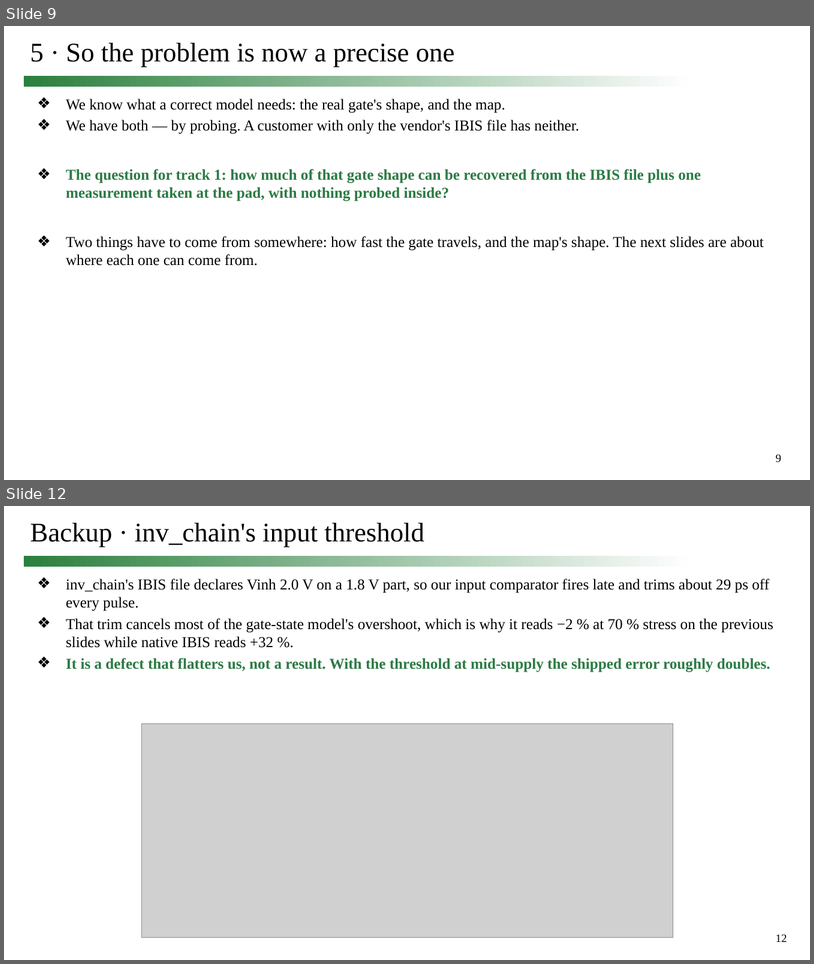
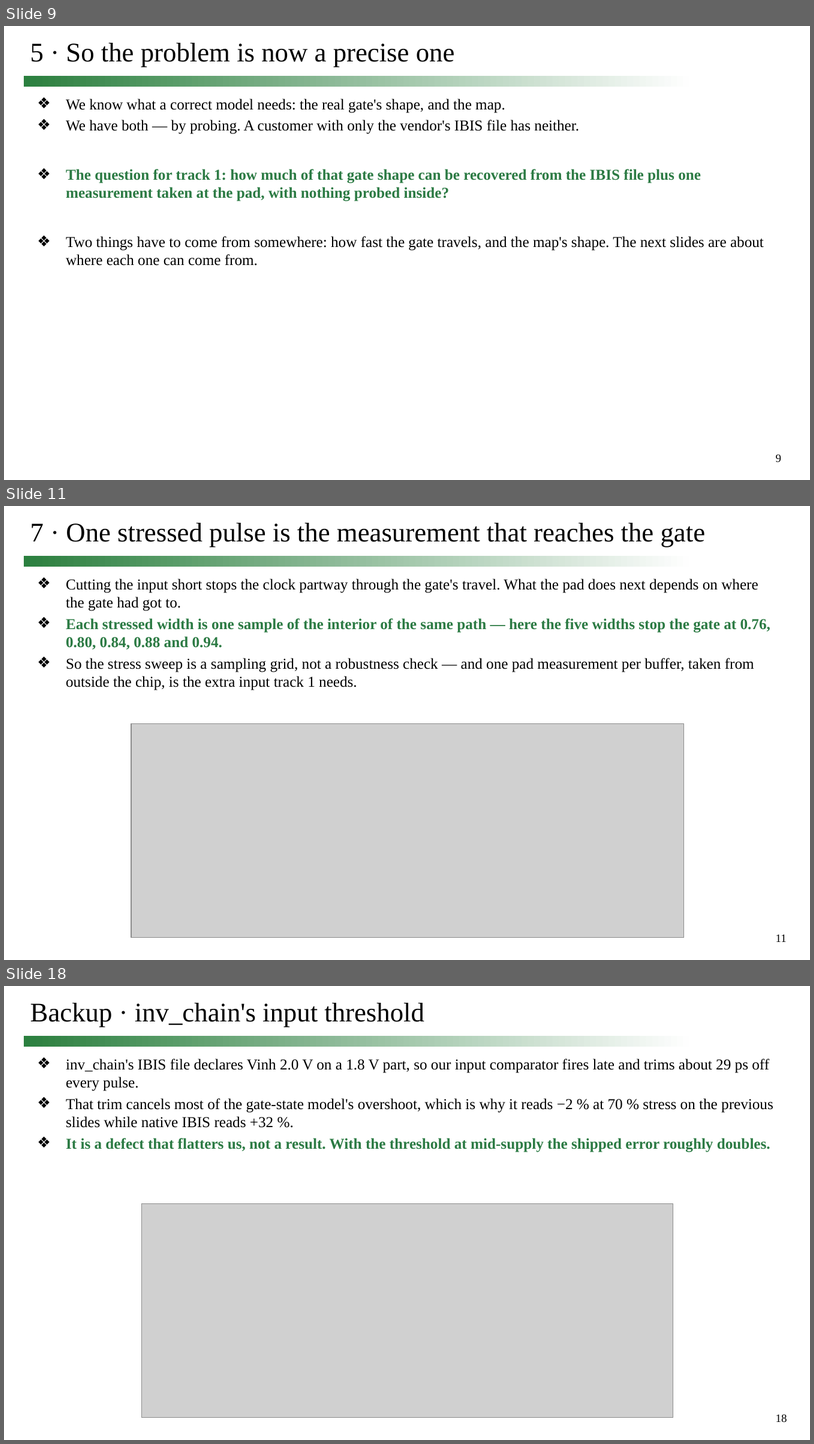
Before and after one commit to simon9721/ibis_comparison, a slide deck: results/meeting_deck_2026-09-24/0924_track1_story.pptx. Shown one above the other, each under a label of ours: slides 9 and 12 before the commit, slides 9, 11 and 18 after it; the slides between them are not shown. The pictures are 814x964 and 814x1444 pixels, drawn with LibreOffice and Linux fonts; fonts in the diff are those of the drawing; grey boxes stand for pictures. Boxes give left, top, right and bottom in pixels: in the first picture for what was removed or moved away, otherwise in the second. Text is boxed around its words. In the diff, an @@ line names an element or a change of style, - is before the commit and + after.

```diff
--- a/results/meeting_deck_2026-09-24/0924_track1_story.pptx
+++ b/results/meeting_deck_2026-09-24/0924_track1_story.pptx
@@ slide 11 added at [4, 506, 810, 960], background #FFFFFF; not listed: 2 template elements that a slide beside it also shows @@
@@ title added at [30, 523, 706, 547], 32 pt, text #000000 @@
+7 · One stressed pulse is the measurement that reaches the gate
@@ text added at [66, 579, 771, 690], 18 pt, text #000000 @@
+❖ Cutting the input short stops the clock partway through the gate's travel. What the pad does next depends on where the gate had got to.
+❖ Each stressed width is one sample of the interior of the same path — here the five widths stop the gate at 0.76, 0.80, 0.84, 0.88 and 0.94.
+❖ So the stress sweep is a sampling grid, not a robustness check — and one pad measurement per buffer, taken from outside the chip, is the extra input track 1 needs.
@@ picture added at [131, 724, 684, 937] @@
@@ what was slide 12 is now slide 18 @@
@@ page number at [776, 1414, 788, 1422]: text changed @@
-12
+18
```
Also in this commit, not shown: 1 slide changed, 6 other slides added, 1 slide removed, 6 other files.
